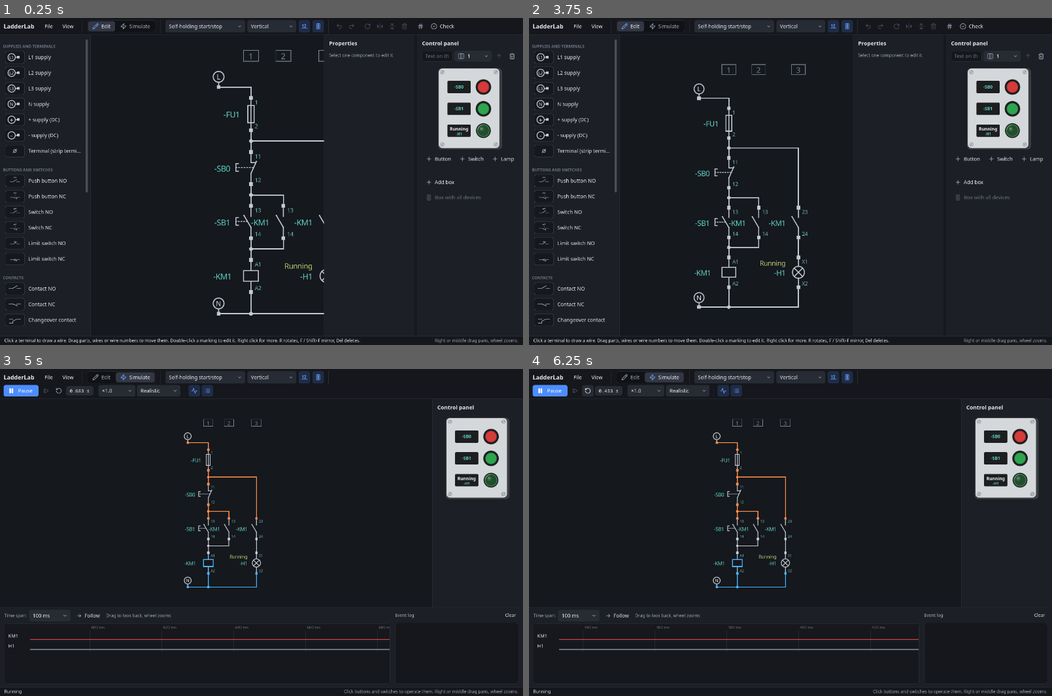
Above: before the commit, frames 1-4 (two rows, left to right).
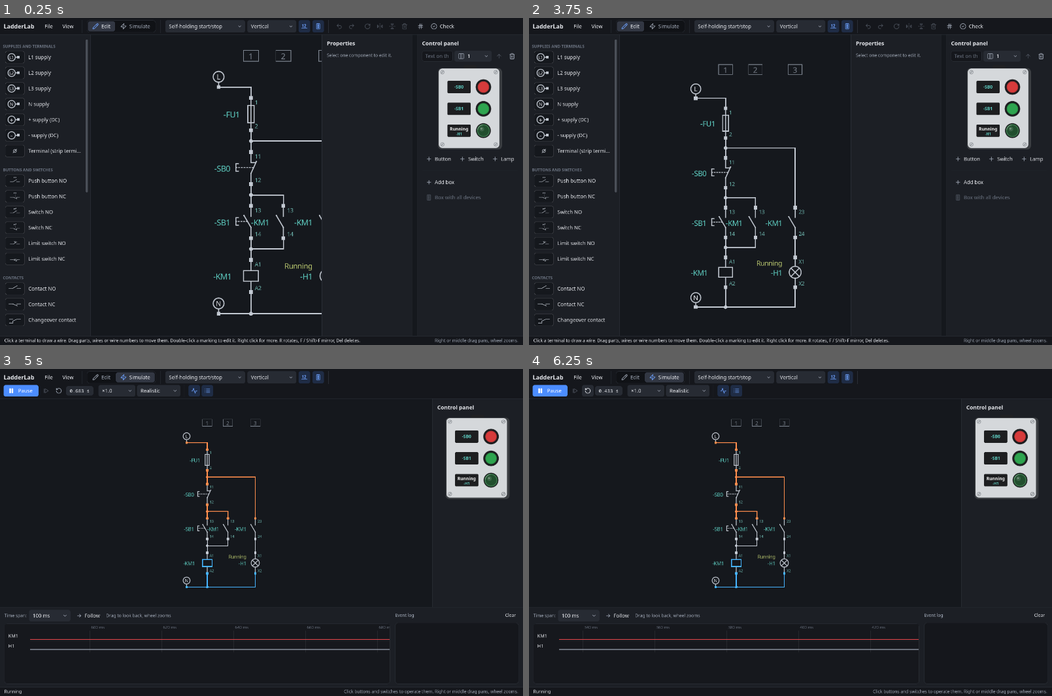
Above: after the commit, the same moments.

Repository: JarasonPC/ladder-lab
Game: Godot game, scene res://main.tscn
The game is run twice, just before and just after one commit, with the same random seed, the same clock (stepped at 60 frames per second) and the same inputs.
Inputs (mouse positions are in pixels of both pictures, inside the frame that each line leads up to):
- Up to frame 1 (0.25 s): no input
- Up to frame 2 (3.75 s): click "Self-holding start/stop" at 0.5 s; click "Self-holding start/stop" at 1.25 s; click "File" at 2 s; click "View" at 2.75 s; click "Edit" at 3.5 s
- Up to frame 3 (5 s): click "Simulate" at 4.25 s
- Up to frame 4 (6.25 s): click (586, 391) at 5 s; click (586, 391) at 5.75 s

The runs differ from the first frame. In frame 1, 0.3% of the frame differs, in the area x 61-76%, y 5-98%; in frame 2, 1.9%, in the area x 30-76%, y 5-98%; in frame 3, 0.8%; in frame 4, 0.8%.

Commit message:
Resizable and zoomable side panels
- Palette, properties (with the check results) and the control panel are
  SideBars: drag the grip on the inner edge to resize, Ctrl+wheel over a
  panel zooms it (60-250 %), Ctrl+0 resets
- ZoomBox lays its content out at size / zoom and draws it scaled with
  oversampling, so text and icons stay sharp
- Widths and zooms are remembered in the settings

Co-Authored-By: Claude Opus 5.5 <noreply@anthropic.com>
Claude-Session: https://claude.ai/code/session_01EoVu9BBMkXoNTE9RiGqU11

Diff:
--- a/ui/control_panel/control_panel.gd
+++ b/ui/control_panel/control_panel.gd
@@ -30,7 +30,6 @@
 
 func _ready() -> void:
 	theme_type_variation = "RightPanel"
-	custom_minimum_size = Vector2(250, 0)
 	var outer: VBoxContainer = VBoxContainer.new()
 	outer.add_theme_constant_override("separation", 10)
 	add_child(outer)
--- a/ui/editor/properties_panel.gd
+++ b/ui/editor/properties_panel.gd
@@ -21,7 +21,6 @@
 
 
 func _ready() -> void:
-	custom_minimum_size = Vector2(250, 0)
 	theme_type_variation = "RightPanel"
 	_box = VBoxContainer.new()
 	_box.add_theme_constant_override("separation", 14)
--- a/ui/main.gd
+++ b/ui/main.gd
@@ -20,9 +20,6 @@
 const SETTINGS_PATH: String = "user://settings.cfg"
 const MAX_RECENT: int = 8
 const EXPORT_MARGIN: float = 40.0
-## Width range of the palette (resized with the grip beside it).
-const PALETTE_MIN_WIDTH: float = 180.0
-const PALETTE_MAX_WIDTH: float = 560.0
 
 var mode: Mode = Mode.EDIT
 ## The schematic being designed (the simulation runs on a copy).
@@ -70,10 +67,14 @@
 var _reset_button: Button
 var _time_label: Label
 var _palette: Palette
-## Drag handle on the right edge of the palette that resizes it.
-var _palette_grip: Control
-var _palette_width: float = 250.0
 var _side: VBoxContainer
+## Resizable and zoomable side panels: palette (left), properties with the
+## check results and the control panel (right).
+var _palette_bar: SideBar
+var _side_bar: SideBar
+var _control_bar: SideBar
+## Width and zoom of each side panel by its settings name, as loaded.
+var _bar_settings: Dictionary[String, Vector2] = {}
 ## Part of the window where the schematic is visible (between the panels).
 var _canvas_area: Control
 ## Big red warning over the schematic during an unprotected short circuit.
@@ -307,13 +308,7 @@
 	middle.mouse_filter = Control.MOUSE_FILTER_IGNORE
 	root.add_child(middle)
 	_palette = Palette.new()
-	_palette.custom_minimum_size.x = _palette_width
-	middle.add_child(_palette)
-	_palette_grip = Control.new()
-	_palette_grip.custom_minimum_size = Vector2(6, 0)
-	_palette_grip.mouse_default_cursor_shape = Control.CURSOR_HSIZE
-	_palette_grip.gui_input.connect(_on_palette_grip_input)
-	middle.add_child(_palette_grip)
+	_palette_bar = _side_panel(middle, _palette, "palette", false)
 	_canvas_area = Control.new()
 	_canvas_area.size_flags_horizontal = Control.SIZE_EXPAND_FILL
 	_canvas_area.mouse_filter = Control.MOUSE_FILTER_IGNORE
@@ -337,15 +332,14 @@
 	_canvas_area.add_child(_short_banner)
 	_side = VBoxContainer.new()
 	_side.add_theme_constant_override("separation", 0)
-	middle.add_child(_side)
 	_properties = PropertiesPanel.new()
 	_properties.size_flags_vertical = Control.SIZE_EXPAND_FILL
 	_side.add_child(_properties)
 	_check_panel = CheckPanel.new()
-	_check_panel.custom_minimum_size = Vector2(250, 0)
 	_side.add_child(_check_panel)
+	_side_bar = _side_panel(middle, _side, "properties", true)
 	_control_panel = ControlPanel.new()
-	middle.add_child(_control_panel)
+	_control_bar = _side_panel(middle, _control_panel, "control_panel", true)
 
 	_timing_panel = TimingPanel.new()
 	root.add_child(_timing_panel)
@@ -470,6 +464,8 @@
 	_time_label.mouse_filter = Control.MOUSE_FILTER_PASS
 	_reset_button.tooltip_text = tr("Reset") + " – " + tr("Restart the simulation from the initial state")
 	_palette.retranslate()
+	for bar: SideBar in [_palette_bar, _side_bar, _control_bar]:
+		bar.retranslate()
 	_control_panel.retranslate()
 	_timing_panel.retranslate()
 	_properties.show_component(_single_selected())
@@ -595,19 +591,23 @@
 	get_window().content_scale_factor = factor
 
 
-## Dragging the grip beside the palette makes it wider or narrower.
-func _on_palette_grip_input(event: InputEvent) -> void:
-	if event is InputEventMouseMotion and ((event as InputEventMouseMotion).button_mask & MOUSE_BUTTON_MASK_LEFT) != 0:
-		_palette_width = clampf(_palette_width + (event as InputEventMouseMotion).relative.x, PALETTE_MIN_WIDTH, PALETTE_MAX_WIDTH)
-		_palette.custom_minimum_size.x = _palette_width
-	elif event is InputEventMouseButton and not (event as InputEventMouseButton).pressed:
-		_save_settings()
+## Puts [param content] into a resizable, zoomable [SideBar] added to
+## [param parent], with the width and zoom remembered as [param key].
+func _side_panel(parent: Control, content: Control, key: String, grip_left: bool) -> SideBar:
+	var bar: SideBar = SideBar.new(content, grip_left)
+	bar.name = key
+	var saved: Vector2 = _bar_settings.get(key, Vector2(250.0, 1.0))
+	bar.width = saved.x
+	bar.zoom = saved.y
+	bar.changed.connect(_save_settings)
+	parent.add_child(bar)
+	return bar
 
 
 func _set_control_panel(on: bool) -> void:
 	_show_control_panel = on
 	_panel_toggle.set_pressed_no_signal(on)
-	_control_panel.visible = on
+	_control_bar.visible = on
 	_save_settings()
 	_fit_camera_later()
 
@@ -624,10 +624,9 @@
 	view.set_grid_visible(editing and _edit_grid)
 	view.set_wire_numbers_visible(_wire_numbers)
 	_edit_tools.visible = editing
-	_palette.visible = editing
-	_palette_grip.visible = editing
-	_side.visible = editing
-	_control_panel.visible = _show_control_panel
+	_palette_bar.visible = editing
+	_side_bar.visible = editing
+	_control_bar.visible = _show_control_panel
 	_sim_tools.visible = not editing
 	_time_label.visible = not editing
 	_timing_panel.show_parts(_show_chart, _show_log)
@@ -1004,7 +1003,8 @@
 		_edit_grid = bool(config.get_value("view", "grid", false))
 		_wire_numbers = bool(config.get_value("view", "wire_numbers", true))
 		_show_control_panel = bool(config.get_value("view", "control_panel", true))
-		_palette_width = clampf(float(config.get_value("view", "palette_width", 250.0)), PALETTE_MIN_WIDTH, PALETTE_MAX_WIDTH)
+		for key: String in ["palette", "properties", "control_panel"]:
+			_bar_settings[key] = Vector2(float(config.get_value("view", key + "_width", 250.0)), float(config.get_value("view", key + "_zoom", 1.0)))
 		_ui_scale = float(config.get_value("view", "ui_scale", 0.0))
 		_locale_index = maxi(LOCALES.find(str(config.get_value("view", "language", "en"))), 0)
 
@@ -1021,7 +1021,10 @@
 	config.set_value("view", "grid", _edit_grid)
 	config.set_value("view", "wire_numbers", _wire_numbers)
 	config.set_value("view", "control_panel", _show_control_panel)
-	config.set_value("view", "palette_width", _palette_width)
+	for bar: SideBar in [_palette_bar, _side_bar, _control_bar]:
+		if bar != null:
+			config.set_value("view", bar.name + "_width", bar.width)
+			config.set_value("view", bar.name + "_zoom", bar.zoom)
 	config.set_value("view", "language", LOCALES[_locale_index])
 	config.save(SETTINGS_PATH)
 
--- /dev/null
+++ b/ui/side_bar.gd
@@ -0,0 +1,64 @@
+class_name SideBar
+extends HBoxContainer
+## A panel beside the schematic that can be resized by dragging the grip on
+## its inner edge and zoomed with Ctrl+wheel (see [ZoomBox]).
+
+## The width or the zoom changed (to remember them).
+signal changed
+
+const MIN_WIDTH: float = 160.0
+const MAX_WIDTH: float = 720.0
+const GRIP_WIDTH: float = 6.0
+
+var content: Control
+var zoom_box: ZoomBox
+## Width of the panel without its grip (it grows when its content needs more).
+var width: float = 250.0:
+	set(value):
+		width = clampf(value, MIN_WIDTH, MAX_WIDTH)
+		if zoom_box != null:
+			zoom_box.custom_minimum_size.x = width
+var zoom: float:
+	get:
+		return zoom_box.zoom
+	set(value):
+		zoom_box.zoom = value
+
+var _grip: Control
+## The grip is on the left (panels at the right of the window).
+var _grip_left: bool
+
+
+func _init(p_content: Control, grip_left: bool, p_width: float = 250.0) -> void:
+	content = p_content
+	_grip_left = grip_left
+	add_theme_constant_override("separation", 0)
+	mouse_filter = Control.MOUSE_FILTER_IGNORE
+	zoom_box = ZoomBox.new()
+	zoom_box.size_flags_vertical = Control.SIZE_EXPAND_FILL
+	zoom_box.add_child(content)
+	zoom_box.zoom_changed.connect(func(_z: float) -> void: changed.emit())
+	_grip = Control.new()
+	_grip.custom_minimum_size = Vector2(GRIP_WIDTH, 0)
+	_grip.mouse_default_cursor_shape = Control.CURSOR_HSIZE
+	_grip.gui_input.connect(_on_grip_input)
+	if grip_left:
+		add_child(_grip)
+		add_child(zoom_box)
+	else:
+		add_child(zoom_box)
+		add_child(_grip)
+	width = p_width
+
+
+func retranslate() -> void:
+	_grip.tooltip_text = tr("Drag to resize. Ctrl+wheel over the panel zooms it, Ctrl+0 resets the zoom.")
+
+
+func _on_grip_input(event: InputEvent) -> void:
+	if event is InputEventMouseMotion and ((event as InputEventMouseMotion).button_mask & MOUSE_BUTTON_MASK_LEFT) != 0:
+		var dx: float = (event as InputEventMouseMotion).relative.x
+		# Dragging from the shown width, even when the content made it wider.
+		width = zoom_box.size.x + (-dx if _grip_left else dx)
+	elif event is InputEventMouseButton and not (event as InputEventMouseButton).pressed:
+		changed.emit()
--- /dev/null
+++ b/ui/zoom_box.gd
@@ -0,0 +1,80 @@
+class_name ZoomBox
+extends Container
+## Shows its one child at [member zoom]: the child is laid out in the box's
+## size divided by the zoom and drawn scaled up, with text and icons rendered
+## for the scale, so they stay sharp. Ctrl+wheel over the box zooms it,
+## Ctrl+0 sets it back to 100 %.
+
+signal zoom_changed(zoom: float)
+
+const MIN_ZOOM: float = 0.6
+const MAX_ZOOM: float = 2.5
+## Zoom factor per wheel step.
+const ZOOM_STEP: float = 1.1
+
+var zoom: float = 1.0:
+	set(value):
+		value = clampf(snappedf(value, 0.05), MIN_ZOOM, MAX_ZOOM)
+		if is_equal_approx(value, zoom):
+			return
+		zoom = value
+		update_minimum_size()
+		queue_sort()
+		_redraw(self)
+		zoom_changed.emit(zoom)
+
+
+func _init() -> void:
+	clip_contents = true
+	oversampling_with_scale = CanvasItem.OVERSAMPLING_WITH_SCALE_ENABLED
+	mouse_filter = Control.MOUSE_FILTER_PASS
+
+
+func _notification(what: int) -> void:
+	if what == NOTIFICATION_SORT_CHILDREN:
+		for child: Node in get_children():
+			if child is Control and (child as Control).visible:
+				var c: Control = child as Control
+				c.scale = Vector2(zoom, zoom)
+				c.position = Vector2.ZERO
+				c.size = size / zoom
+
+
+func _get_minimum_size() -> Vector2:
+	var result: Vector2 = Vector2.ZERO
+	for child: Node in get_children():
+		if child is Control and (child as Control).visible:
+			result = result.max((child as Control).get_combined_minimum_size() * zoom)
+	return result
+
+
+func _input(event: InputEvent) -> void:
+	if not is_visible_in_tree():
+		return
+	var at: Vector2 = get_global_transform_with_canvas().affine_inverse() * (event as InputEventMouse).position if event is InputEventMouse else get_local_mouse_position()
+	if not Rect2(Vector2.ZERO, size).has_point(at):
+		return
+	if event is InputEventMouseButton:
+		var mb: InputEventMouseButton = event as InputEventMouseButton
+		if not mb.pressed or not (mb.ctrl_pressed or mb.meta_pressed):
+			return
+		if mb.button_index == MOUSE_BUTTON_WHEEL_UP:
+			zoom *= ZOOM_STEP
+		elif mb.button_index == MOUSE_BUTTON_WHEEL_DOWN:
+			zoom /= ZOOM_STEP
+		else:
+			return
+		get_viewport().set_input_as_handled()
+	elif event is InputEventKey:
+		var key: InputEventKey = event as InputEventKey
+		if key.pressed and not key.echo and (key.ctrl_pressed or key.meta_pressed) and (key.keycode == KEY_0 or key.keycode == KEY_KP_0):
+			zoom = 1.0
+			get_viewport().set_input_as_handled()
+
+
+## Symbols drawn for the screen scale (see [SchematicSymbol]) are drawn again.
+static func _redraw(node: Node) -> void:
+	if node is CanvasItem:
+		(node as CanvasItem).queue_redraw()
+	for child: Node in node.get_children():
+		_redraw(child)
Not shown, changed: translations/cs.po
Not shown, changed: translations/ladder_lab.pot
Not shown, added: ui/side_bar.gd.uid
Not shown, added: ui/zoom_box.gd.uid
Not shown, changed: CLAUDE.md
